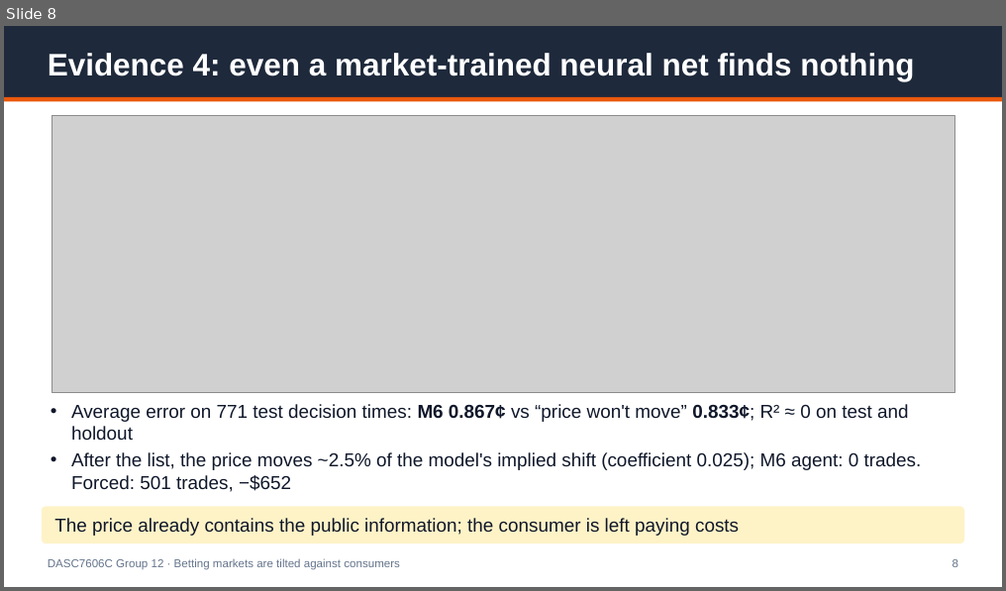
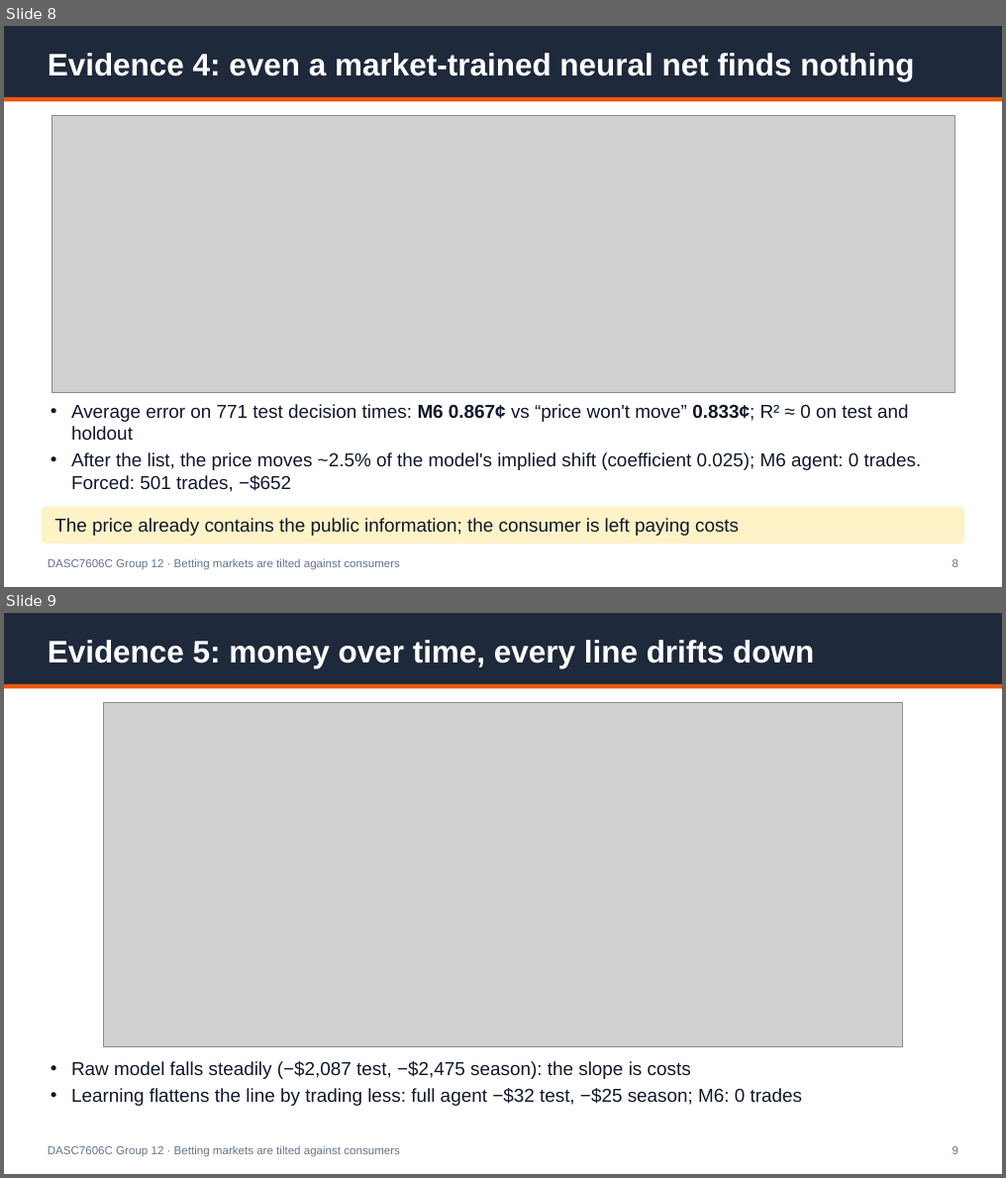
Before and after one commit to Michaelyzr/nba-agent, a slide deck: presentation/nba_agent_deck.pptx. Shown one above the other, each under a label of ours: slide 8 before the commit, slides 8 and 9 after it. The pictures are 1006x591 and 1006x1178 pixels, drawn with LibreOffice and Linux fonts; fonts in the diff are those of the drawing; grey boxes stand for pictures. Boxes give left, top, right and bottom in pixels: in the first picture for what was removed or moved away, otherwise in the second. Text is boxed around its words. In the diff, an @@ line names an element or a change of style, - is before the commit and + after.

```diff
--- a/presentation/nba_agent_deck.pptx
+++ b/presentation/nba_agent_deck.pptx
@@ slide 9 added at (4,613,1002,1174), background #FFFFFF @@
@@ rectangle added at (4,613,1002,684), fill #1E293B @@
@@ text added at (48,640,814,668), 30 pt, text #FFFFFF, bold @@
+Evidence 5: money over time, every line drifts down
@@ rectangle added at (4,684,1002,688), fill #EA580C @@
@@ picture added at (104,703,903,1048) @@
@@ text added at (71,1061,803,1106), 18 pt, text #0F172A @@
+• Raw model falls steadily (−$2,087 test, −$2,475 season): the slope is costs
+• Learning flattens the line by trading less: full agent −$32 test, −$25 season; M6: 0 trades
@@ text added at (48,1146,400,1157), 11 pt, text #64748B @@
+DASC7606C Group 12 · Betting markets are tilted against consumers
@@ text added at (952,1147,958,1155), 11 pt, text #64748B @@
+9
```
Also in this commit, not shown: 6 slides changed, 6 other files.
